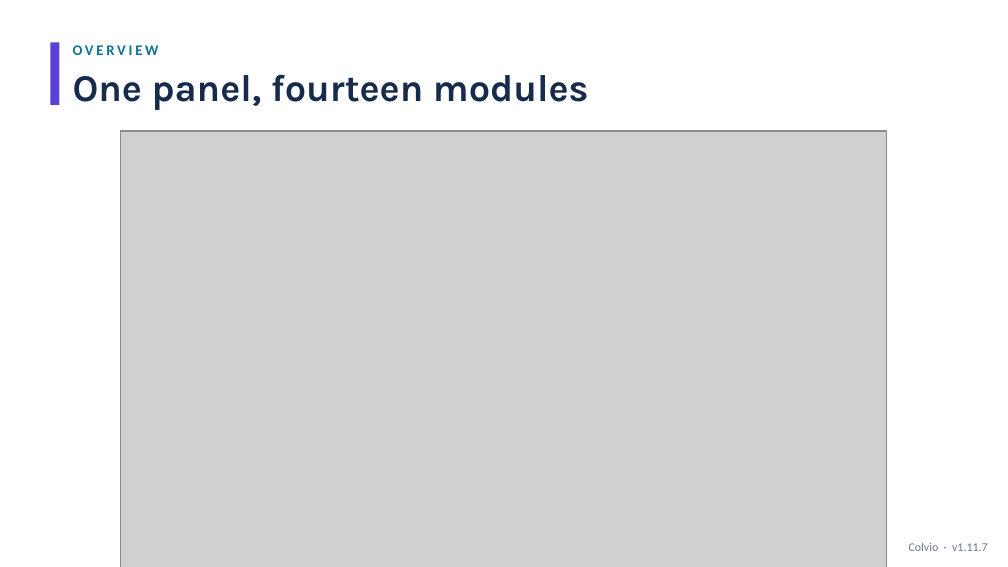
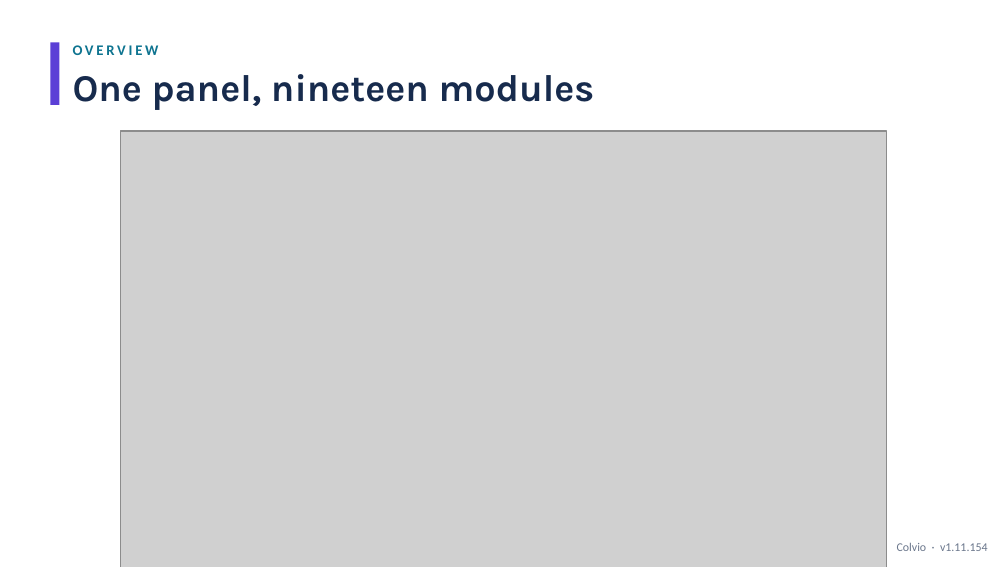
Before and after one commit to zmissoum/colvio, a slide deck: slide 3 of docs/Colvio_Walkthrough.pptx. Drawn at 1008x567 pixels with LibreOffice and Linux fonts; fonts in the diff are those of the drawing; grey boxes stand for pictures. Boxes give left, top, right and bottom in pixels: in the first picture for what was removed or moved away, otherwise in the second. Text is boxed around its words. In the diff, an @@ line names an element or a change of style, - is before the commit and + after.

```diff
--- a/docs/Colvio_Walkthrough.pptx
+++ b/docs/Colvio_Walkthrough.pptx
@@ text at <box>73,74,595,110</box>: text changed @@
-One panel, fourteen modules
+One panel, nineteen modules
@@ text at <box>897,543,988,551</box>: text changed @@
-Colvio · v1.11.7
+Colvio · v1.11.154
```
Also in this commit, not shown: 10 other slides changed, 15 other files.
